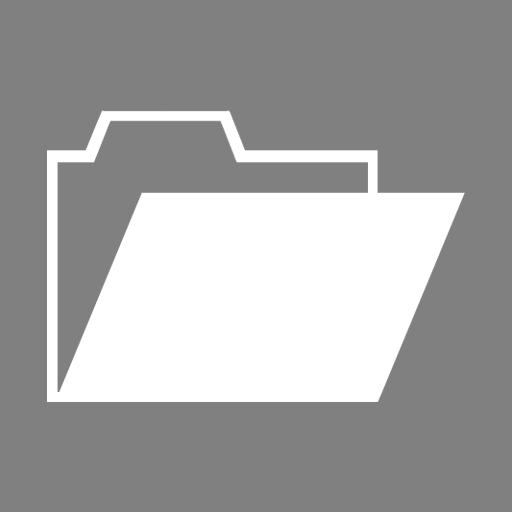
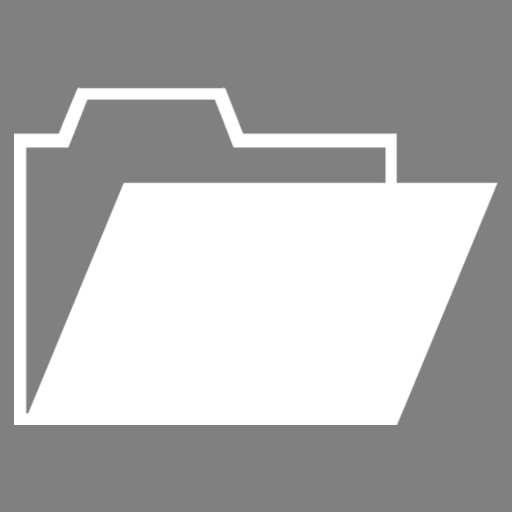
Before/after of a 512×512 layered artwork. What changed in the layer stack:
painted on "Layer 7" over (14, 87, 498, 425)
